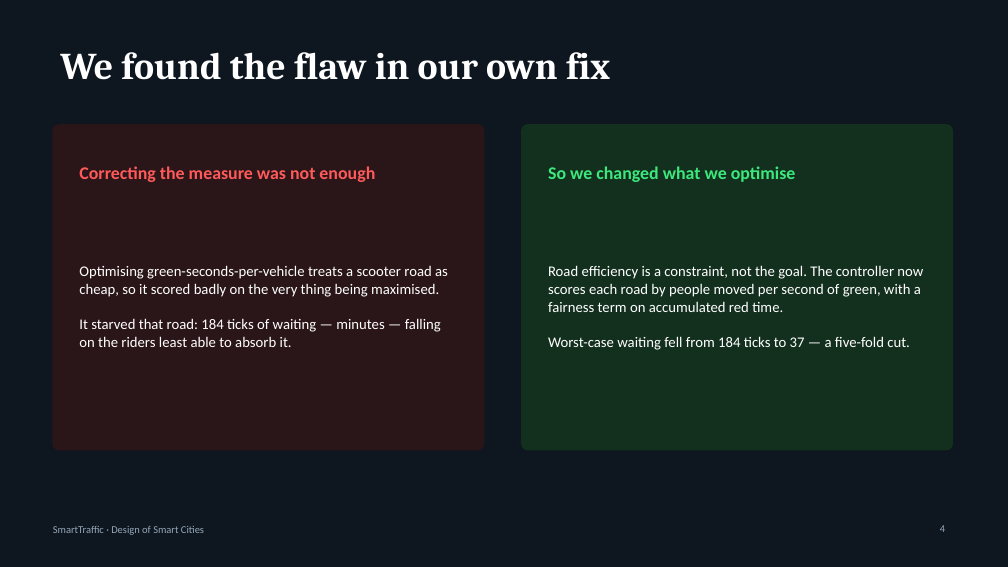
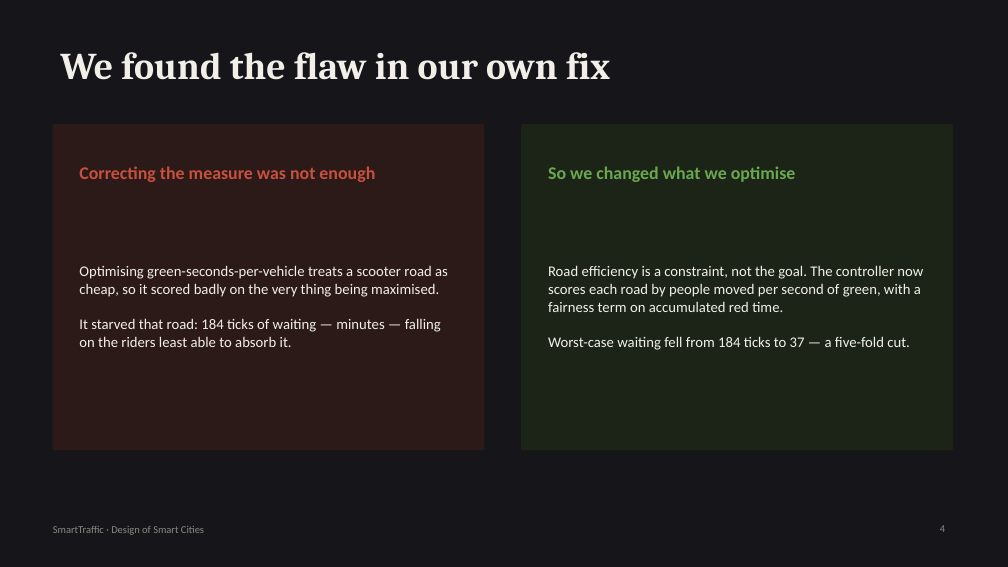
Before and after one commit to rishabcv-eng/SmartTraffic, a slide deck: slide 4 of docs/deck/SmartTraffic-5min.pptx. Drawn at 1008x567 pixels with LibreOffice and Linux fonts; fonts in the diff are those of the drawing. Boxes give left, top, right and bottom in pixels: in the first picture for what was removed or moved away, otherwise in the second. Text is boxed around its words. In the diff, an @@ line names an element or a change of style, - is before the commit and + after.

Commit message:
Restyle the decks to match: graphite and signal amber, no navy and cyan
The slides carried the same template signature the site did -- a navy ground, a
cyan accent and softly rounded panels. Both decks now use the palette the
subject belongs to: asphalt graphite, warm paper rather than pure white, signal
amber as the single accent, and signal green and red muted to the colours an
actual signal head uses rather than neon. Cyan is gone. Panels are square, the
way a printed report is, and figures are set in a monospace.

Caught a Cyrillic A that had slipped into one of the hex colours while editing,
which would have thrown when the theme was written. Both decks now validate,
pass geometry checks and export cleanly.

```diff
--- a/docs/deck/SmartTraffic-5min.pptx
+++ b/docs/deck/SmartTraffic-5min.pptx
@@ background #0E1620 to #16161A @@
@@ rounded rectangle at (x1=53, y1=125, x2=484, y2=450): fill #2A1518 to #2B1A17; outline #2A1518 1 pt to #2B1A17 1 pt; proportions changed @@
@@ text "Correcting the measure was not ..." at (x1=79, y1=166, x2=375, y2=182): text colour #FF5A5A to #C8503F @@
@@ rounded rectangle at (x1=522, y1=125, x2=953, y2=450): fill #13301F to #1C2418; outline #13301F 1 pt to #1C2418 1 pt; proportions changed @@
@@ text "So we changed what we ..." at (x1=548, y1=166, x2=796, y2=182): text colour #3CE87C to #6AA84F @@
@@ text colour #FFFFFF to #F2EFE9 in 3 elements at (x1=60, y1=52, x2=610, y2=80), (x1=79, y1=265, x2=448, y2=347), (x1=548, y1=265, x2=923, y2=350) @@
@@ text "SmartTraffic · Design of Smart ..." at (x1=53, y1=526, x2=204, y2=535): text colour #94A7B8 to #8C887F @@
@@ page number at (x1=940, y1=525, x2=945, y2=532): text colour #94A7B8 to #8C887F @@
```
Also in this commit, not shown: 6 other slides changed, 4 other files.
